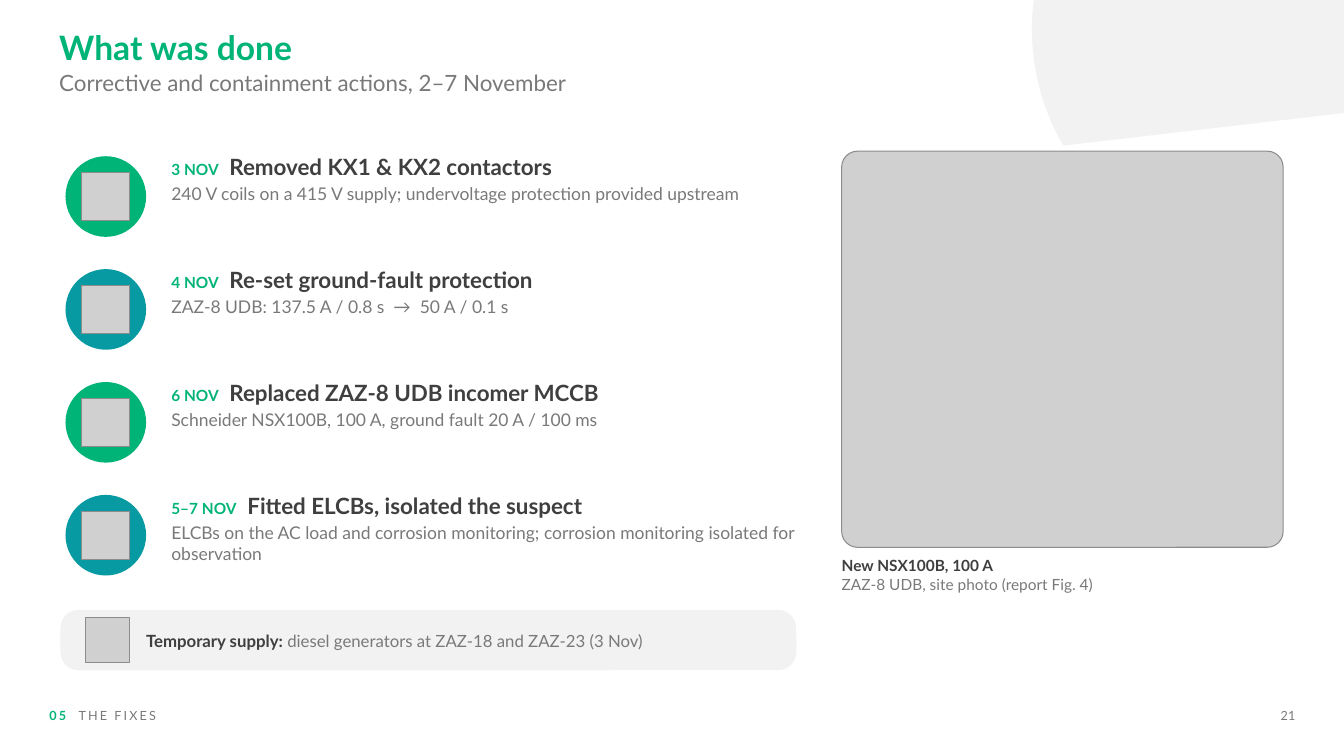
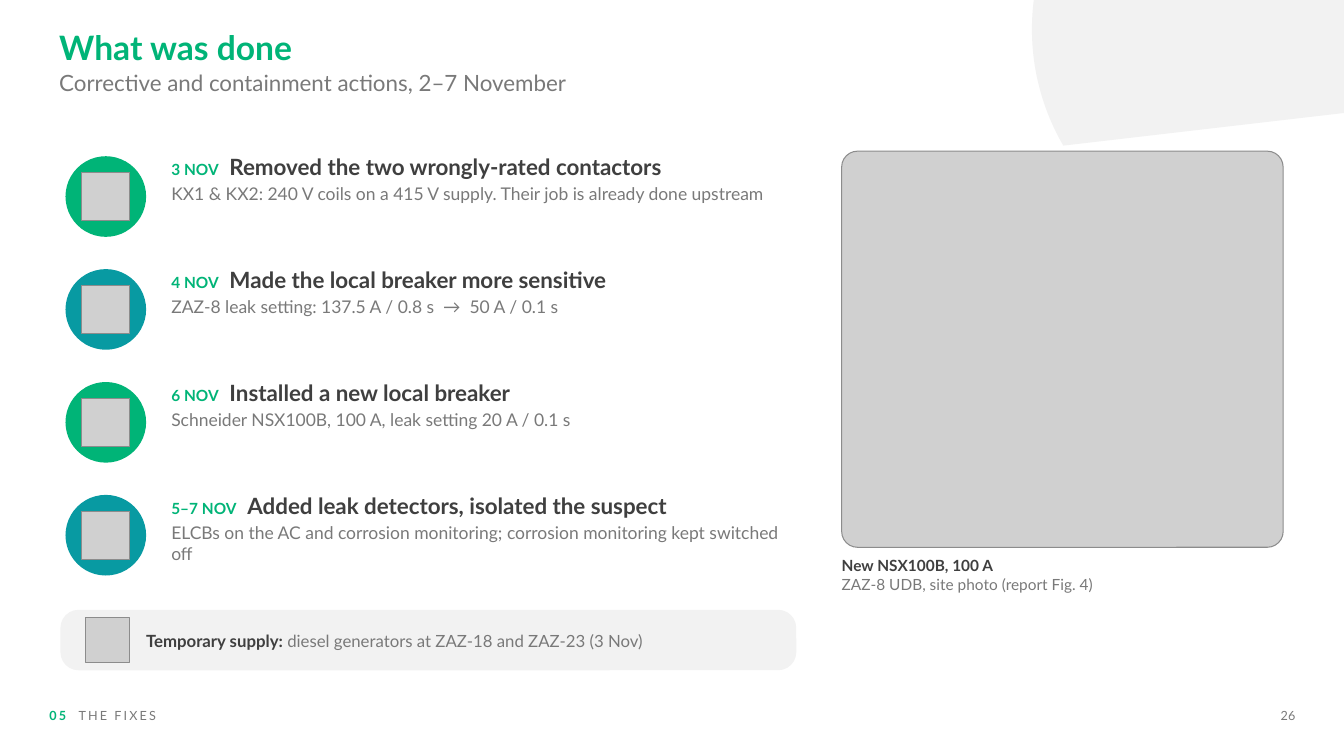
Before and after one commit to nasr9787alfarsi-alt/Nasr, a slide deck: slide 26 of presentations/ZAZ-8_Main_PDB_MCCB_Tripping_Investigation.pptx (slide 21 before the commit). Drawn at 1344x756 pixels with LibreOffice and Linux fonts; fonts in the diff are those of the drawing; grey boxes stand for pictures; background and template pictures are left out. Boxes give left, top, right and bottom in pixels: in the first picture for what was removed or moved away, otherwise in the second. Text is boxed around its words. In the diff, an @@ line names an element or a change of style, - is before the commit and + after.

```diff
--- a/presentations/ZAZ-8_Main_PDB_MCCB_Tripping_Investigation.pptx
+++ b/presentations/ZAZ-8_Main_PDB_MCCB_Tripping_Investigation.pptx
@@ text at (x1=171, y1=158, x2=764, y2=203): text changed @@
-3 NOV Removed KX1 & KX2 contactors
-240 V coils on a 415 V supply; undervoltage protection provided upstream
+3 NOV Removed the two wrongly-rated contactors
+KX1 & KX2: 240 V coils on a 415 V supply. Their job is already done upstream
@@ text at (x1=171, y1=271, x2=607, y2=316): text changed; bold off @@
-4 NOV Re-set ground-fault protection
-ZAZ-8 UDB: 137.5 A / 0.8 s → 50 A / 0.1 s
+4 NOV Made the local breaker more sensitive
+ZAZ-8 leak setting: 137.5 A / 0.8 s → 50 A / 0.1 s
@@ text at (x1=171, y1=384, x2=571, y2=429): text changed @@
-6 NOV Replaced ZAZ-8 UDB incomer MCCB
-Schneider NSX100B, 100 A, ground fault 20 A / 100 ms
+6 NOV Installed a new local breaker
+Schneider NSX100B, 100 A, leak setting 20 A / 0.1 s
@@ text at (x1=171, y1=497, x2=778, y2=560): text changed @@
-5–7 NOV Fitted ELCBs, isolated the suspect
-ELCBs on the AC load and corrosion monitoring; corrosion monitoring isolated for observation
+5–7 NOV Added leak detectors, isolated the suspect
+ELCBs on the AC and corrosion monitoring; corrosion monitoring kept switched off
@@ text at (x1=1281, y1=711, x2=1296, y2=720): text changed @@
-21
+26
```
Also in this commit, not shown: 22 other slides changed, 6 slides added.
